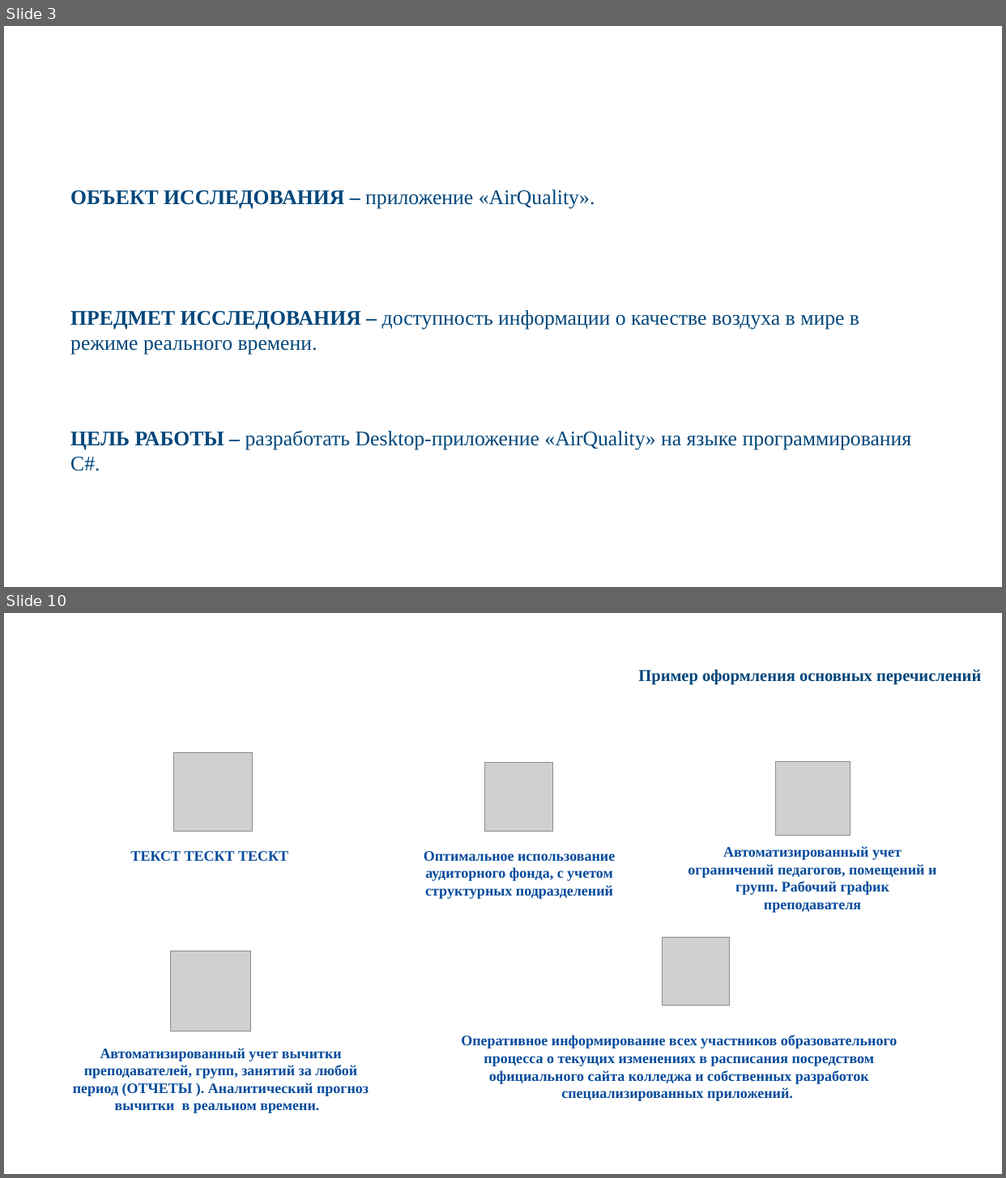
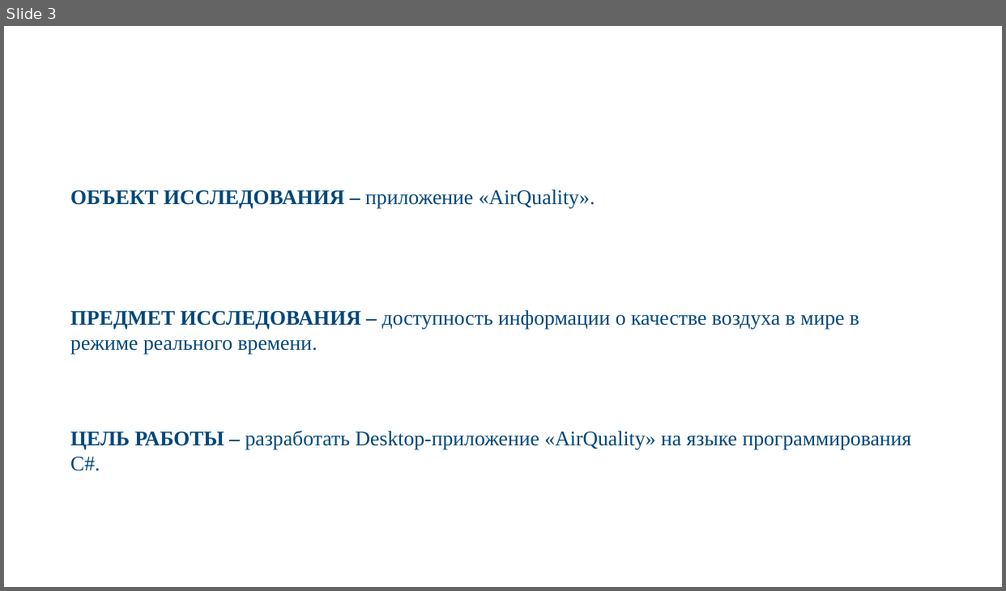
Before and after one commit to Martt0VV/test, a slide deck: Мартьянов.pptx. Shown one above the other, each under a label of ours: slides 3 and 10 before the commit, slide 3 after it; the slides between them are not shown. The pictures are 1006x1178 and 1006x591 pixels, drawn with LibreOffice and Linux fonts; fonts in the diff are those of the drawing; grey boxes stand for pictures; background and template pictures are left out. Boxes give left, top, right and bottom in pixels: in the first picture for what was removed or moved away, otherwise in the second. Text is boxed around its words. In the diff, an @@ line names an element or a change of style, - is before the commit and + after.

```diff
--- a/Мартьянов.pptx
+++ b/Мартьянов.pptx
@@ slide 10 removed at (4, 613, 1002, 1174), background picture (left out) @@
@@ text removed at (662, 613, 989, 655) @@
-ПРИМЕР СЛАЙДА
@@ text removed at (638, 669, 981, 685) @@
-Пример оформления основных перечислений
@@ picture removed at (173, 752, 253, 832) @@
@@ picture removed at (484, 763, 552, 832) @@
@@ picture removed at (776, 761, 850, 836) @@
@@ text removed at (131, 851, 288, 861) @@
-ТЕКСТ ТЕСКТ ТЕСКТ
@@ text removed at (424, 851, 615, 899) @@
-Оптимальное использование аудиторного фонда, с учетом структурных подразделений
@@ text removed at (688, 846, 936, 913) @@
-Автоматизированный учет ограничений педагогов, помещений и групп. Рабочий график преподавателя
@@ picture removed at (170, 952, 250, 1032) @@
@@ picture removed at (662, 938, 731, 1006) @@
@@ text removed at (73, 1048, 368, 1114) @@
-Автоматизированный учет вычитки преподавателей, групп, занятий за любой период (ОТЧЕТЫ ). Аналитический прогноз вычитки в реальном времени.
@@ text removed at (461, 1035, 897, 1101) @@
-Оперативное информирование всех участников образовательного процесса о текущих изменениях в расписания посредством официального сайта колледжа и собственных разработок специализированных приложений.
@@ text removed at (918, 1125, 970, 1168) @@
-10
```
Also in this commit, not shown: 4 slides changed, 21 slides added, 6 other slides removed.
